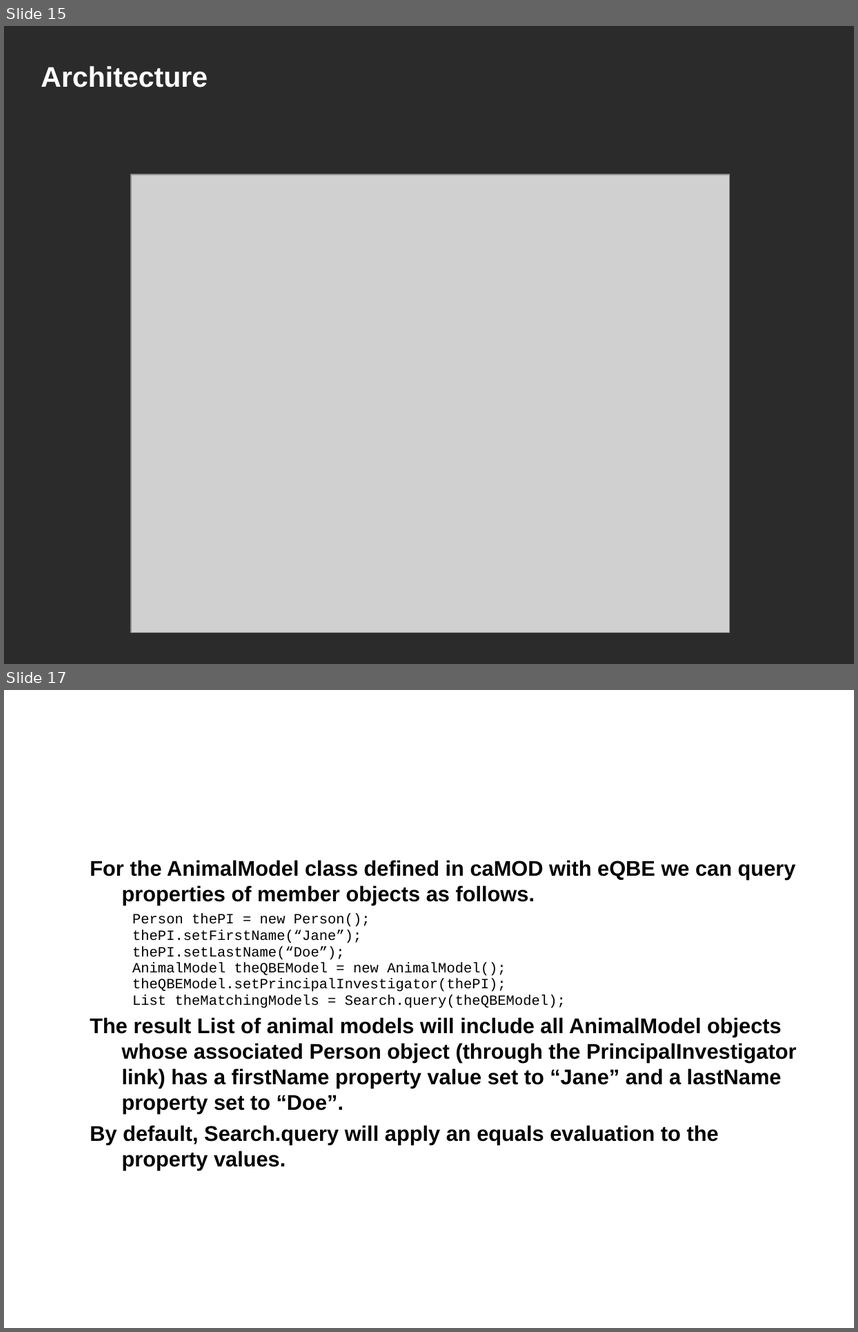
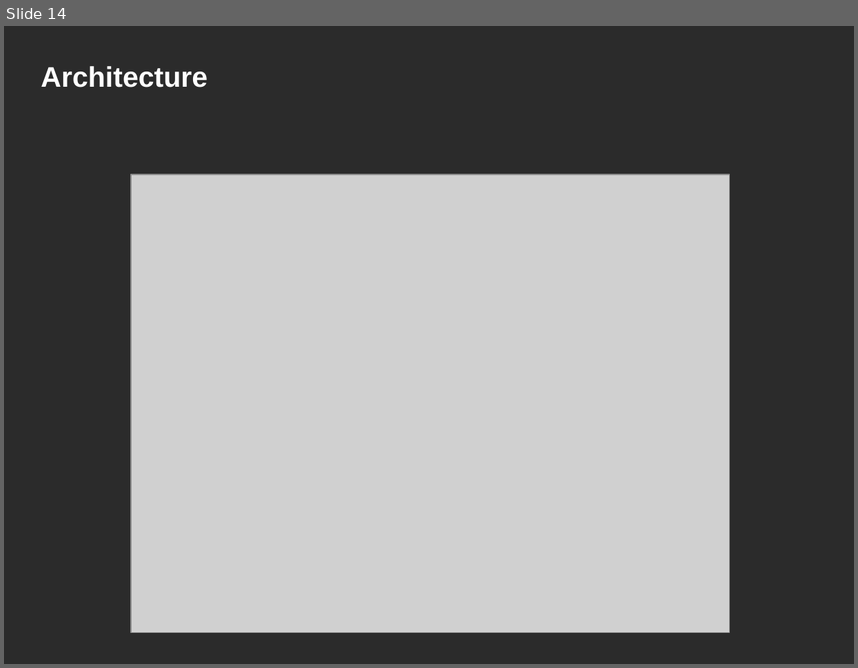
Before and after one commit to NCIP/camod-docs, a slide deck: CABIG compliance/caMOD 2.5 VCDE Submission/caMOD_Interoperability_Review_2009.ppt. Shown one above the other, each under a label of ours: slides 15 and 17 before the commit, slide 14 after it; the slides between them are not shown. The pictures are 858x1332 and 858x668 pixels, drawn with LibreOffice and Linux fonts; fonts in the diff are those of the drawing; grey boxes stand for pictures; background and template pictures are left out; a plain dark background stands for a picture behind light text. Boxes give left, top, right and bottom in pixels: in the first picture for what was removed or moved away, otherwise in the second. Text is boxed around its words. In the diff, an @@ line names an element or a change of style, - is before the commit and + after.

```diff
--- a/CABIG compliance/caMOD 2.5 VCDE Submission/caMOD_Interoperability_Review_2009.ppt
+++ b/CABIG compliance/caMOD 2.5 VCDE Submission/caMOD_Interoperability_Review_2009.ppt
@@ slide 17 removed at [4, 690, 854, 1328], background picture (left out) @@
@@ title removed at [32, 690, 670, 789] @@
-Example of internal caMOD Java API
@@ text removed at [90, 860, 796, 1170] @@
-For the AnimalModel class defined in caMOD with eQBE we can query properties of member objects as follows.
-  Person thePI = new Person();
-  thePI.setFirstName(“Jane”);
-  thePI.setLastName(“Doe”);
-  AnimalModel theQBEModel = new AnimalModel();
-  theQBEModel.setPrincipalInvestigator(thePI);
-  List theMatchingModels = Search.query(theQBEModel);
-The result List of animal models will include all AnimalModel objects whose associated Person object (through the PrincipalInvestigator link) has a firstName property value set to “Jane” and a lastName property set to “Doe”.
-By default, Search.query will apply an equals evaluation to the property values.
@@ what was slide 15 is now slide 14 @@
```
Also in this commit, not shown: 4 slides changed, 5 slides added.
